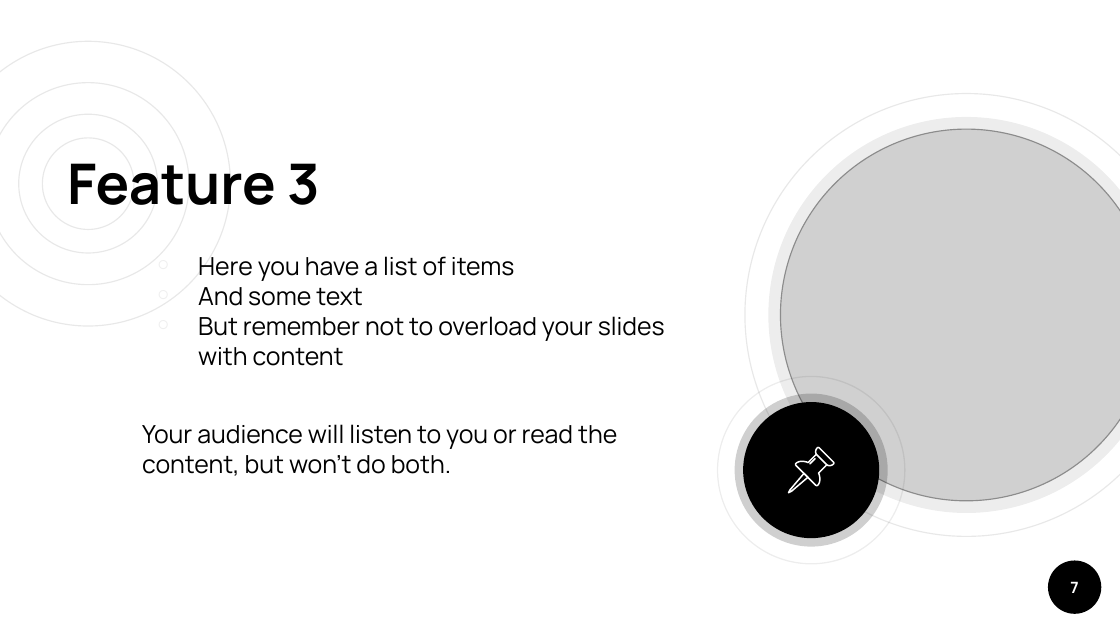
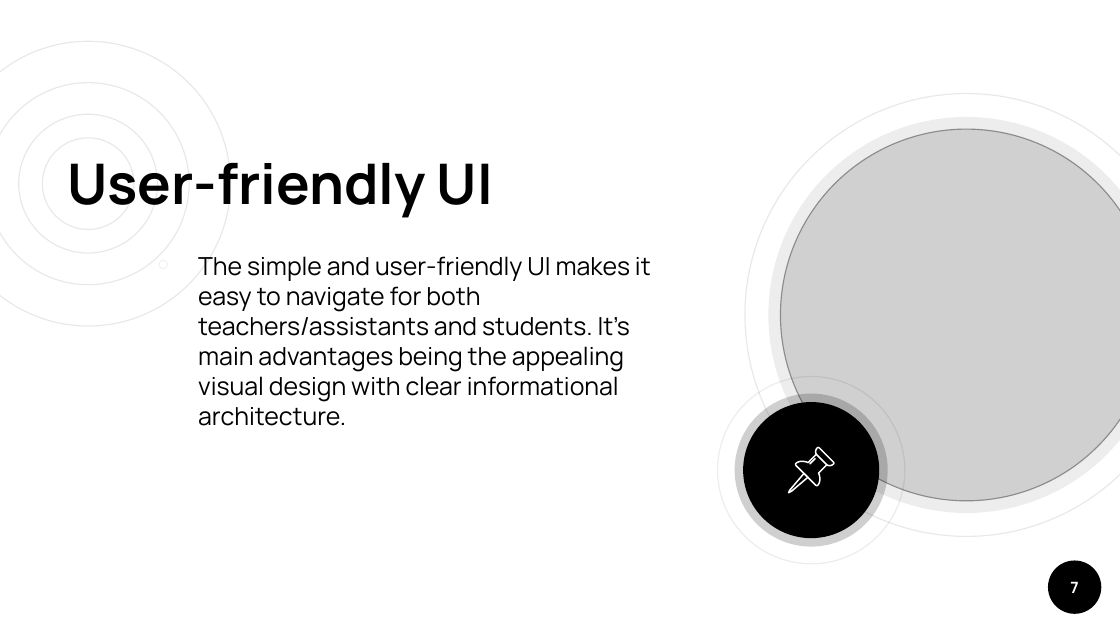
Before and after one commit to IsmaelZaidi/AskNow, a slide deck: slide 7 of docs/presentation/draft/AskNow - Draft Presentation.pptx. Drawn at 1120x630 pixels with LibreOffice and Linux fonts; fonts in the diff are those of the drawing; grey boxes stand for pictures. Boxes give left, top, right and bottom in pixels: in the first picture for what was removed or moved away, otherwise in the second. Text is boxed around its words. In the diff, an @@ line names an element or a change of style, - is before the commit and + after.

Commit message:
Adding Luka's slide

```diff
--- a/docs/presentation/draft/AskNow - Draft Presentation.pptx
+++ b/docs/presentation/draft/AskNow - Draft Presentation.pptx
@@ title at (x1=67, y1=163, x2=493, y2=218): text changed @@
-Feature 3
+User-friendly UI
@@ text at (x1=198, y1=256, x2=651, y2=426): text changed @@
-￮ Here you have a list of items
-￮ And some text
-￮ But remember not to overload your slides with content
-Your audience will listen to you or read the content, but won’t do both.
+￮ The simple and user-friendly UI makes it easy to navigate for both teachers/assistants and students. It’s main advantages being the appealing visual design with clear informational architecture.
```
